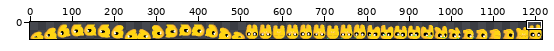
Two versions of one sprite sheet, assets/player.png. Above, an overview of the earlier version with the close-up marked.
Close-up. Before:
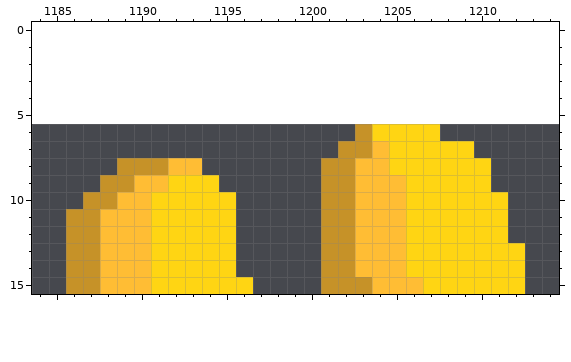
The file is 1216x64 pixels. Colours within 5 levels of each other are drawn and written as one. Shown: x 1184..1214, y 0..15. The old version is drawn lined up with the new one, on the new canvas. The commit also changed other parts of the picture, which this record leaves out.
Now the later version:
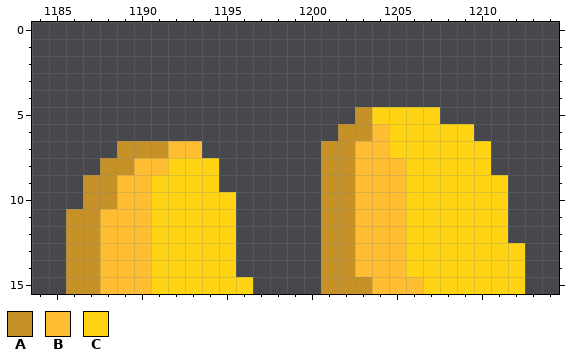
Palette (. is transparent): A #c69228  B #ffbd34  C #ffd513
Edits made:
canvas 1216x64 -> 1216x41, the old top-left corner now at 0,6 (the part of the old canvas that was cut away was empty and is not shown)
@@ x 1184..1214 @@
  4 ...............................
- 5 ...............................
- 6 ...................ACCCC.......
- 7 ..................AABCCCCC.....
- 8 .....AAABB.......AABBCCCCCC....
- 9 ....AABBCCC......AABBBCCCCC....
+ 5 ...................ACCCC.......
+ 6 ..................AABCCCCC.....
+ 7 .....AAABB.......AABBCCCCCC....
+ 8 ....AABBCCC......AABBBCCCCC....
+ 9 ...AABBCCCC......AABBBCCCCCC...
 10 ...AABBCCCCC.....AABBBCCCCCC...
Pixel boxes of the changes (left, top, right, bottom) in both close-ups:
changed: (321, 107, 508, 192)
changed: (83, 141, 219, 192)
